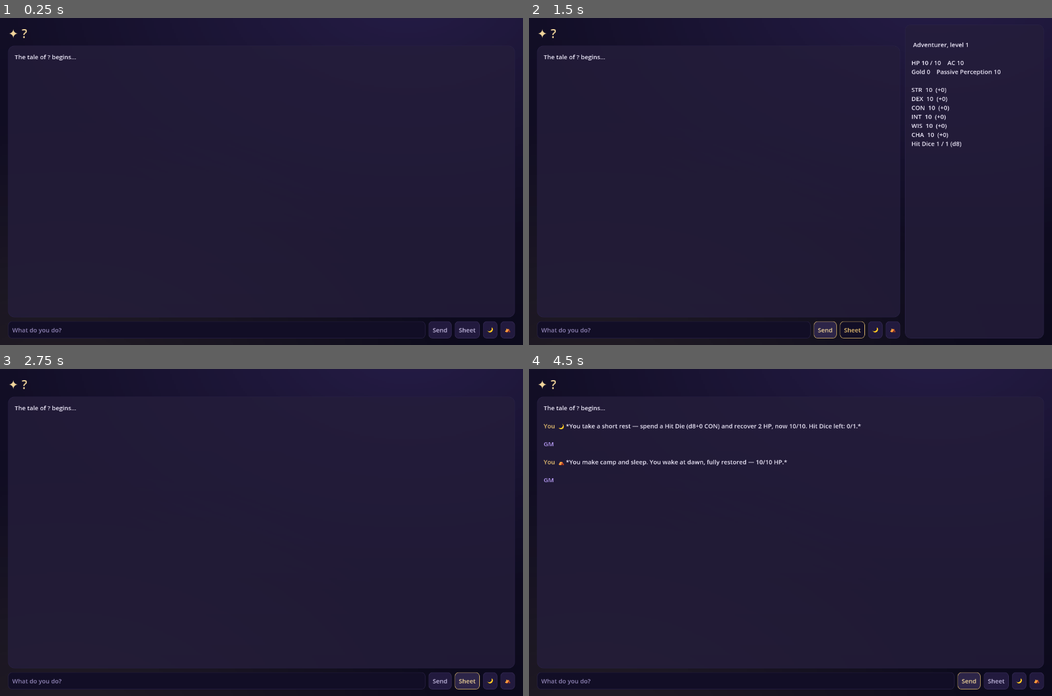
Above: before the commit, frames 1-4 (two rows, left to right).
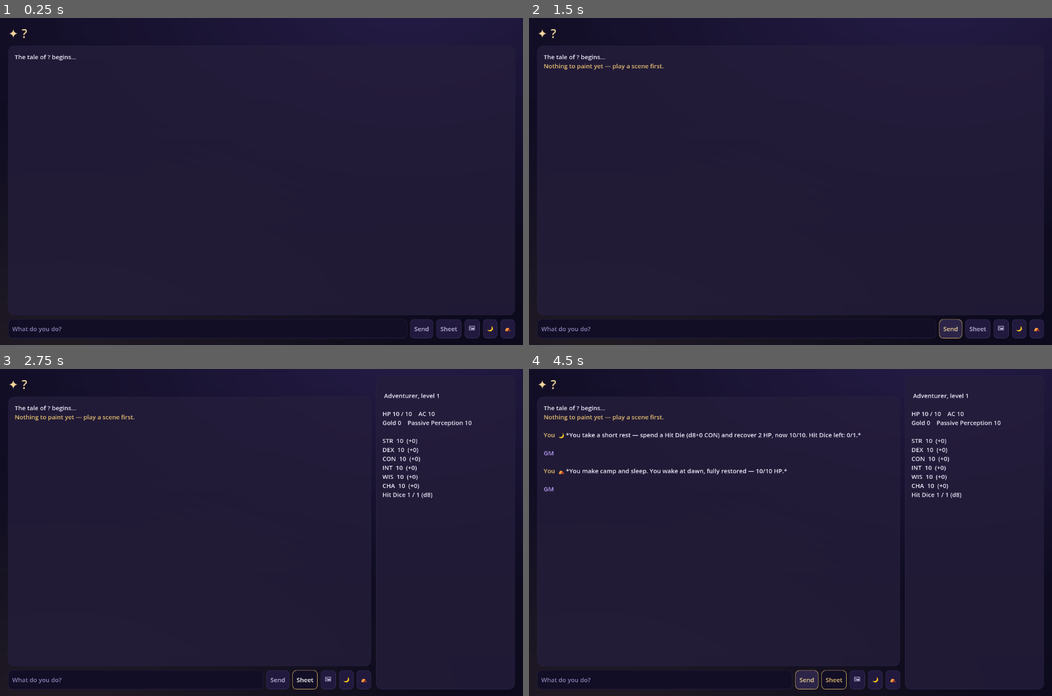
Above: after the commit, the same moments.

Repository: nc262/mythforge
Game: Godot game, scene res://scenes/game.tscn
Same seed, same stepped clock (60 frames per second), same inputs: the game is played once before the commit and once after it. This scene is started directly instead of the project's main scene.
Inputs (mouse positions are in pixels of both pictures, inside the frame that each line leads up to):
- Up to frame 1 (0.25 s): no input
- Up to frame 2 (1.5 s): click (999, 328) at 0.5 s, where only the run after the commit has a clickable "🖼"; click "Send" at 1.25 s
- Up to frame 3 (2.75 s): click "Sheet" at 2 s
- Up to frame 4 (4.5 s): click "🌙" at 2.75 s; click "⛺" at 3.5 s; click "Send" at 4.25 s

The runs differ from the first frame. In frame 1, 0.5% of the frame differs, in the area x 1-99%, y 90-98%; in frame 2, 1.5%; in frame 3, 1.4%; in frame 4, 3.2%, in the area x 1-99%, y 7-98%.

Commit message:
feat(godot): Phase 4 — campaign memory, codex, quests, scene paintings
Chronicle autoload: every exchange becomes an embedded memory beat
(/memory/beat); each player message recalls the most relevant beats
(/memory/recall) into the GM's context — the pinpoint anti-amnesia system.
Every 6 turns the cast codex and quest log extract in the background and
persist to world-state; both fold into the envelope so NPCs stay consistent
and the story stays goal-directed. In-chat images from tool_output events
render inline, and the 🖼 button conjures a painting of the current scene
(world-flavored prompt) through the ComfyUI bridge. Live e2e: PASS —
the model even chained a Deception check after the failed Stealth.

Co-Authored-By: Claude Fable 5 <noreply@anthropic.com>

Diff:
--- a/godot/autoload/api_client.gd
+++ b/godot/autoload/api_client.gd
@@ -83,6 +83,18 @@
 	for k in fields:
 		parts.append(str(k).uri_encode() + "=" + str(fields[k]).uri_encode())
 	return "&".join(parts)
+
+
+## Raw bytes (images). Empty array on any failure.
+func fetch_bytes(path: String) -> PackedByteArray:
+	var req := HTTPRequest.new()
+	add_child(req)
+	if req.request(BASE + path, _headers()) != OK:
+		req.queue_free()
+		return PackedByteArray()
+	var res: Array = await req.request_completed
+	req.queue_free()
+	return res[3] if res[1] == 200 else PackedByteArray()
 
 
 # ── Auth ────────────────────────────────────────────────────────────────────
--- /dev/null
+++ b/godot/autoload/chronicle.gd
@@ -0,0 +1,96 @@
+extends Node
+## Chronicle — the anti-amnesia layer: pinpoint campaign memory (embedded
+## beats + recall), the cast codex, and the quest log. All three ride the
+## backend's LLM extractor endpoints; results persist in world-state kinds
+## and fold back into the GM's context each turn.
+
+const CODEX_EVERY := 6  # player turns between codex/quest extractions
+
+var transcript: Array = []  # [{role, content}] — this adventure, this session
+var _player_turns := 0
+
+signal chronicle_updated  # codex/quests refreshed — panels may re-render
+
+
+func reset() -> void:
+	transcript = []
+	_player_turns = 0
+
+
+## Called after every completed exchange: store a beat, batch the extractors.
+func record(player_msg: String, gm_reply: String) -> void:
+	if player_msg.strip_edges() == "" or gm_reply.strip_edges() == "":
+		return
+	transcript.append({"role": "user", "content": player_msg})
+	transcript.append({"role": "assistant", "content": gm_reply})
+	if transcript.size() > 60:
+		transcript = transcript.slice(-60)
+	_player_turns += 1
+	var beat := "Player: %s\nGM: %s" % [player_msg.left(300), gm_reply.left(500)]
+	Api.call_json(HTTPClient.METHOD_POST, "/api/characters/studio/memory/beat",
+		{"cid": GameState.cid(), "text": beat, "day": int(GameState.clock().get("day", 1))})
+	if _player_turns % CODEX_EVERY == 0:
+		_update_codex()
+		_update_quests()
+
+
+## The beats most relevant to this moment (score-floored server-side).
+func recall(query: String) -> Array:
+	var r := await Api.call_json(HTTPClient.METHOD_POST, "/api/characters/studio/memory/recall",
+		{"cid": GameState.cid(), "query": query, "k": 4})
+	return r.get("beats", []) if r.get("_status", 0) == 200 else []
+
+
+func recall_text(beats: Array) -> String:
+	if beats.is_empty():
+		return ""
+	var lines: Array[String] = []
+	for b in beats:
+		lines.append("• " + str(b.get("text", b)).replace("\n", " ").left(240))
+	return "Relevant past events (canon — honor them): %s" % " ".join(lines)
+
+
+func _update_codex() -> void:
+	var r := await Api.call_json(HTTPClient.METHOD_POST, "/api/characters/studio/codex", {
+		"character_name": str(GameState.character.get("name", "the story")),
+		"transcript": transcript, "codex": GameState.state.get("codex", []),
+	})
+	if r.get("_status", 0) == 200 and r.get("codex") is Array:
+		GameState.save_kind("codex", r["codex"])
+		chronicle_updated.emit()
+
+
+func _update_quests() -> void:
+	var r := await Api.call_json(HTTPClient.METHOD_POST, "/api/characters/studio/quests", {
+		"character_name": str(GameState.character.get("name", "the story")),
+		"transcript": transcript, "quests": GameState.state.get("quests", []),
+	})
+	if r.get("_status", 0) == 200 and r.get("quests") is Array:
+		GameState.save_kind("quests", r["quests"])
+		chronicle_updated.emit()
+
+
+func codex_text() -> String:
+	var codex = GameState.state.get("codex", [])
+	if not (codex is Array) or codex.is_empty():
+		return ""
+	var parts: Array[String] = []
+	for n in codex.slice(0, 12):
+		if n is Dictionary and str(n.get("name", "")) != "":
+			parts.append("%s (%s%s)" % [n["name"], str(n.get("role", "")),
+				(", " + str(n.get("note", ""))) if str(n.get("note", "")) != "" else ""])
+	if parts.is_empty():
+		return ""
+	return "The named cast so far — keep them consistent: %s." % "; ".join(parts)
+
+
+func quests_text() -> String:
+	var quests = GameState.state.get("quests", [])
+	var active: Array[String] = []
+	if quests is Array:
+		for q in quests:
+			if q is Dictionary and str(q.get("status", "active")) != "done" and str(q.get("title", "")) != "":
+				active.append("%s%s" % [q["title"], (" — " + str(q.get("desc", ""))) if str(q.get("desc", "")) != "" else ""])
+	if active.is_empty():
+		return ""
+	return "Active quests: %s. Keep the story moving toward these." % "; ".join(active)
--- a/godot/autoload/prompt_composer.gd
+++ b/godot/autoload/prompt_composer.gd
@@ -17,13 +17,14 @@
 Never write dice results, totals, remaining HP, or the success/failure of a player's roll in prose — the game rolls and reports the result in the player's next message. Use one tag per mechanical effect, each on its own line.]"""
 
 
-func envelope(player_msg: String) -> String:
+func envelope(player_msg: String, beats: Array = []) -> String:
 	var parts: Array[String] = []
 	var summary := sheet_summary(GameState.sheet())
 	if summary != "":
 		parts.append("[THE PLAYER'S SHEET (live, engine-owned): %s]" % summary)
 	parts.append("[%s]" % GameState.clock_text())
-	for extra in [GameState.inv_text(), GameState.spell_text()]:
+	for extra in [GameState.inv_text(), GameState.spell_text(),
+			Chronicle.recall_text(beats), Chronicle.codex_text(), Chronicle.quests_text()]:
 		if str(extra) != "":
 			parts.append("[%s]" % extra)
 	parts.append(PROTOCOL)
--- a/godot/project.godot
+++ b/godot/project.godot
@@ -16,6 +16,7 @@
 Tags="*res://autoload/tag_parser.gd"
 Composer="*res://autoload/prompt_composer.gd"
 Combat="*res://autoload/combat.gd"
+Chronicle="*res://autoload/chronicle.gd"
 
 [display]
 
--- a/godot/scenes/game.tscn
+++ b/godot/scenes/game.tscn
@@ -73,6 +73,11 @@
 toggle_mode = true
 text = "Sheet"
 
+[node name="Scene" type="Button" parent="Margin/Split/ChatBox/Input"]
+layout_mode = 2
+tooltip_text = "Conjure a painting of the current scene"
+text = "🖼"
+
 [node name="ShortRest" type="Button" parent="Margin/Split/ChatBox/Input"]
 layout_mode = 2
 tooltip_text = "Short rest — spend a Hit Die to heal"
--- a/godot/scripts/game.gd
+++ b/godot/scripts/game.gd
@@ -6,6 +6,8 @@
 var _acc := ""          # full raw GM reply
 var _shown := 0         # chars of _acc already printed (tags are held back)
 var _pending_check := {}
+var _last_player_msg := ""  # the visible player line, paired into memory beats
+var _conjuring := false
 
 @onready var _log: RichTextLabel = $Margin/Split/ChatBox/Log
 @onready var _roll_bar: Button = $Margin/Split/ChatBox/RollBar
@@ -25,6 +27,8 @@
 	$Margin/Split/ChatBox/Input/SheetBtn.toggled.connect(func(on): _sheet_panel.visible = on)
 	$Margin/Split/ChatBox/Input/ShortRest.pressed.connect(func(): _rest("short"))
 	$Margin/Split/ChatBox/Input/LongRest.pressed.connect(func(): _rest("long"))
+	$Margin/Split/ChatBox/Input/Scene.pressed.connect(_conjure_scene)
+	Chronicle.reset()
 	_sheet_panel.meta_clicked.connect(_on_sheet_action)
 	_combat_panel.meta_clicked.connect(_on_combat_action)
 	Combat.changed.connect(_render_combat)
@@ -55,7 +59,9 @@
 	_msg.text = ""
 	_set_check({})
 	_log_text("\n%s  %s\n\n%s  " % [_you(), _bb(msg), _gm()])
-	_stream(Composer.envelope(msg))
+	_last_player_msg = msg
+	var beats: Array = await Chronicle.recall(msg)
+	_stream(Composer.envelope(msg, beats))
 
 
 ## Roll results go to the GM with the envelope too, so state stays fresh.
@@ -95,6 +101,52 @@
 func _on_event(d: Dictionary) -> void:
 	if d.get("type", "") == "error" or d.has("error"):
 		_log_text("[color=%s]%s[/color]" % [Ui.c("danger").to_html(false), _bb(str(d.get("error", "stream error")))])
+	elif d.get("type", "") == "tool_output" and str(d.get("image_url", "")) != "":
+		_show_image(str(d["image_url"]))
+
+
+## Pull a generated image off the backend and paint it into the tale.
+func _show_image(url: String) -> void:
+	var path := url.trim_prefix(Api.BASE)
+	var bytes := await Api.fetch_bytes(path)
+	if bytes.is_empty():
+		return
+	var img := Image.new()
+	var err := img.load_png_from_buffer(bytes)
+	if err != OK:
+		err = img.load_jpg_from_buffer(bytes)
+	if err != OK or img.is_empty():
+		return
+	var w := 520
+	if img.get_width() > w:
+		img.resize(w, img.get_height() * w / img.get_width(), Image.INTERPOLATE_LANCZOS)
+	_log_text("\n")
+	_log.add_image(ImageTexture.create_from_image(img))
+	_log_text("\n")
+
+
+## 🖼 Conjure a painting of the current scene from the last GM narration.
+func _conjure_scene() -> void:
+	if _conjuring:
+		return
+	var last_gm := str(Tags.parse(_acc)["clean"]).strip_edges()
+	if last_gm == "":
+		var t: Array = Chronicle.transcript.filter(func(m): return m.get("role") == "assistant")
+		if not t.is_empty():
+			last_gm = str(t[-1].get("content", ""))
+	if last_gm == "":
+		_system_line("Nothing to paint yet — play a scene first.")
+		return
+	_conjuring = true
+	_system_line("🖼 The scene paints itself…")
+	var prompt := "The current scene: %s. Cinematic %s illustration, dramatic lighting, no text." % [
+		last_gm.left(400), {"neonspire": "cyberpunk sci-fi", "everyday": "warm slice-of-life"}.get(GameState.world_id(), "high fantasy")]
+	var r := await Api.call_json(HTTPClient.METHOD_POST, "/api/characters/studio/generate", {"prompt": prompt})
+	_conjuring = false
+	if r.get("_status", 0) == 200 and str(r.get("image_url", "")) != "":
+		await _show_image(str(r["image_url"]))
+	else:
+		_system_line("The art forge sputters — no image this time.")
 
 
 func _on_done(_ok: bool) -> void:
@@ -107,6 +159,7 @@
 	_log_text("\n")
 	var parsed: Dictionary = Tags.parse(_acc)  # ALL tags, incl. mid-reply ones
 	_apply_world_tags(parsed["tags"])
+	Chronicle.record(_last_player_msg, str(parsed["clean"]))
 	var check: Dictionary = Tags.check_from_tags(parsed["tags"])
 	if check.is_empty():
 		check = Tags.detect_check(parsed["clean"])  # prose fallback
@@ -218,6 +271,7 @@
 		GameState.apply_hp(int(res["total"]) if check.get("heal", false) else -int(res["total"]))
 		_render_sheet()
 	_log_text("\n%s  %s\n\n%s  " % [_you(), _md(str(res["text"])), _gm()])
+	_last_player_msg = str(res["text"])
 	_stream(Composer.envelope(str(res["text"])))
 
 
@@ -243,6 +297,7 @@
 	_render_sheet()
 	if tell_gm:
 		_log_text("\n%s  %s\n\n%s  " % [_you(), _md(note), _gm()])
+		_last_player_msg = note
 		_stream(Composer.envelope(note))
 	else:
 		_system_line(note.replace("*", ""))
@@ -268,6 +323,7 @@
 			_render_sheet()
 			if str(r["gm"]) != "":
 				_log_text("\n%s  " % _gm())
+				_last_player_msg = str(r["msg"])
 				_stream(Composer.envelope(str(r["gm"])))
 		elif str(cur.get("id", "")).begins_with("cmp"):
 			var cr: Dictionary = Combat.companion_turn(cur)
@@ -293,6 +349,7 @@
 			_stream(Composer.envelope("%s\n[The foe falls — narrate the finish with cinema.]" % str(r2["msg"])))
 		else:
 			_log_text("\n%s  " % _gm())
+			_last_player_msg = str(r2["msg"])
 			_stream(Composer.envelope(str(r2["msg"])))
 
 
@@ -328,6 +385,7 @@
 	var r: Dictionary = GameState.short_rest() if kind == "short" else GameState.long_rest()
 	_render_sheet()
 	_log_text("\n%s  %s\n\n%s  " % [_you(), _md(str(r["note"])), _gm()])
+	_last_player_msg = str(r["note"])
 	_stream(Composer.envelope(str(r["gm"])))
 
 
